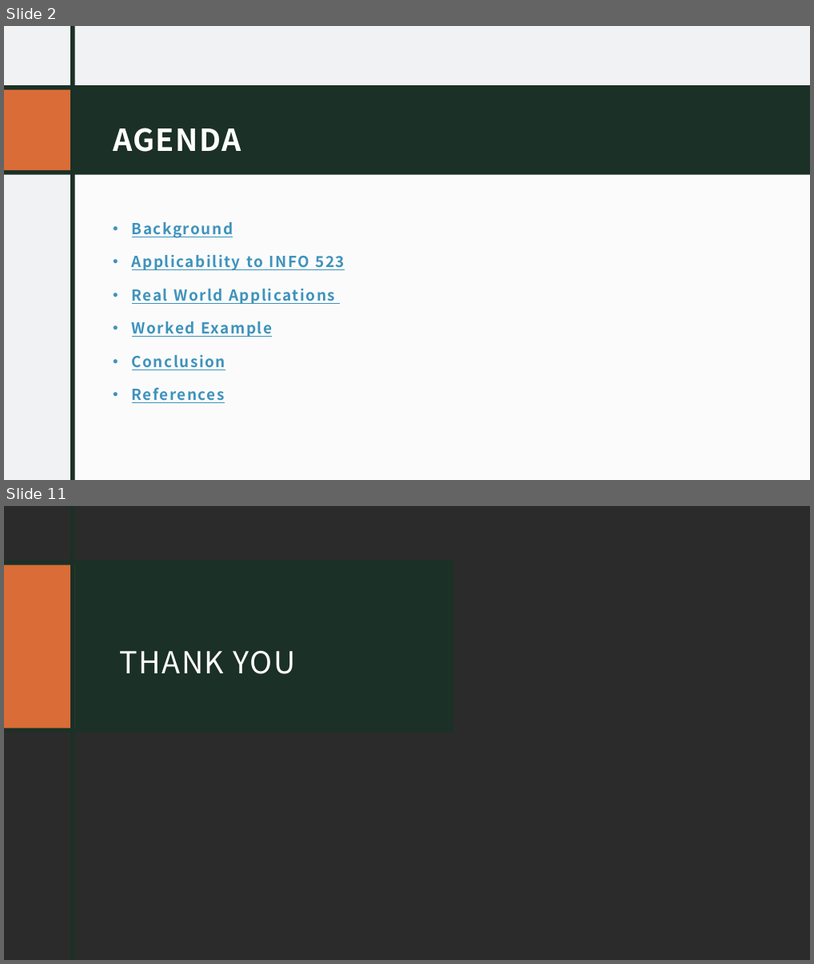
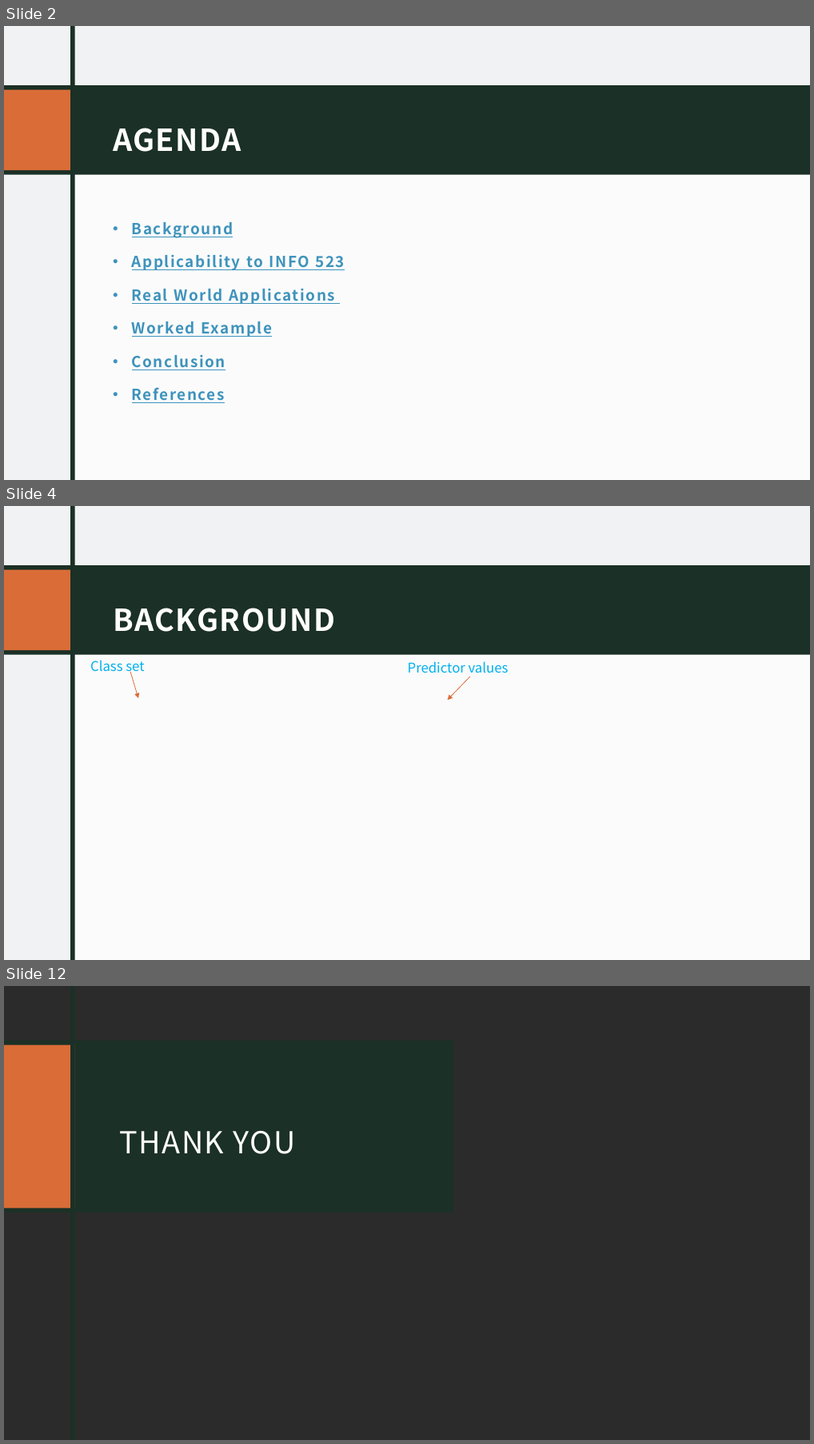
Before and after one commit to bprudil/INFO-523-Final-Project-, a slide deck: Final Presentation .pptx. Shown one above the other, each under a label of ours: slides 2 and 11 before the commit, slides 2, 4 and 12 after it; the slides between them are not shown. The pictures are 814x964 and 814x1444 pixels, drawn with LibreOffice and Linux fonts; fonts in the diff are those of the drawing; grey boxes stand for pictures; background and template pictures are left out; a plain dark background stands for a picture behind light text. Boxes give left, top, right and bottom in pixels: in the first picture for what was removed or moved away, otherwise in the second. Text is boxed around its words. In the diff, an @@ line names an element or a change of style, - is before the commit and + after.

```diff
--- a/Final Presentation .pptx
+++ b/Final Presentation .pptx
@@ slide 4 added at (4, 506, 810, 960), background #F0F2F3; not listed: 2 template elements that a slide beside it also shows @@
@@ rectangle added at (4, 506, 810, 960), fill #F0F2F3 @@
@@ rectangle added at (71, 506, 75, 960), fill #1B3026 @@
@@ rectangle added at (4, 565, 810, 654), fill #1B3026 @@
@@ rectangle added at (4, 569, 70, 650), fill #D96C37 @@
@@ title added at (113, 608, 336, 632), 36 pt, text #FFFFFF, bold @@
+BACKGROUND
@@ rectangle added at (73, 647, 810, 960), fill #FFFFFF at 75% opacity @@
@@ text added at (90, 660, 144, 675), 16 pt, text #00B0F0 @@
+Class set
@@ arrow added from (130, 672) to (138, 698), #D96C37 0.75 pt @@
@@ text added at (408, 661, 509, 673), 16 pt, text #00B0F0 @@
+Predictor values
@@ arrow added from (470, 676) to (448, 700), #D96C37 0.75 pt @@
@@ what was slide 11 is now slide 12 @@
```
Also in this commit, not shown: 7 slides changed, 1 other slide added, 1 slide removed.
